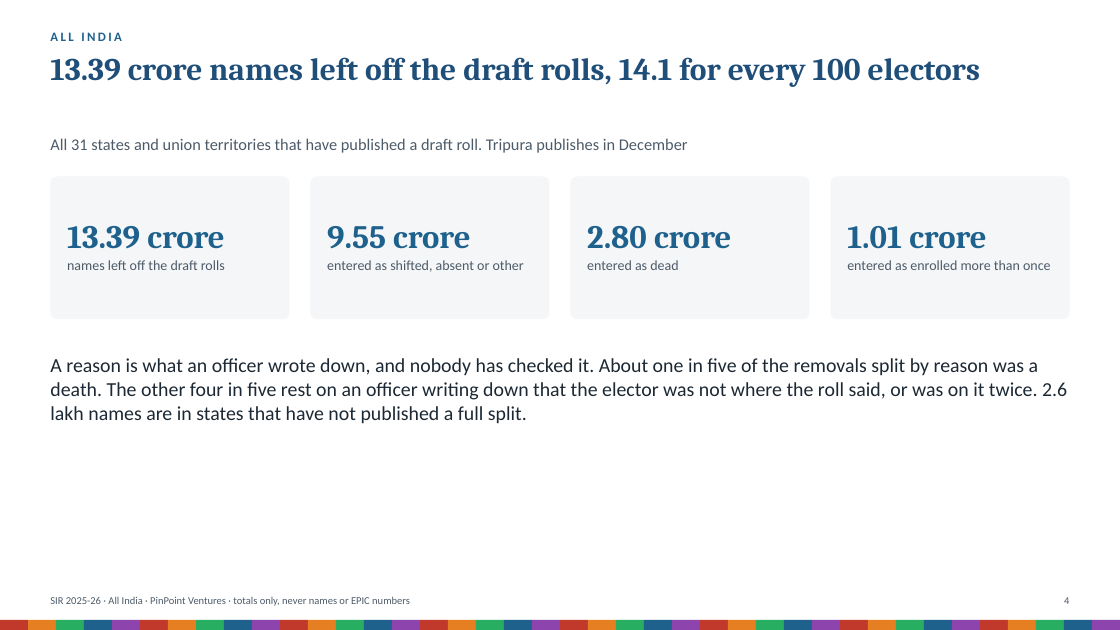
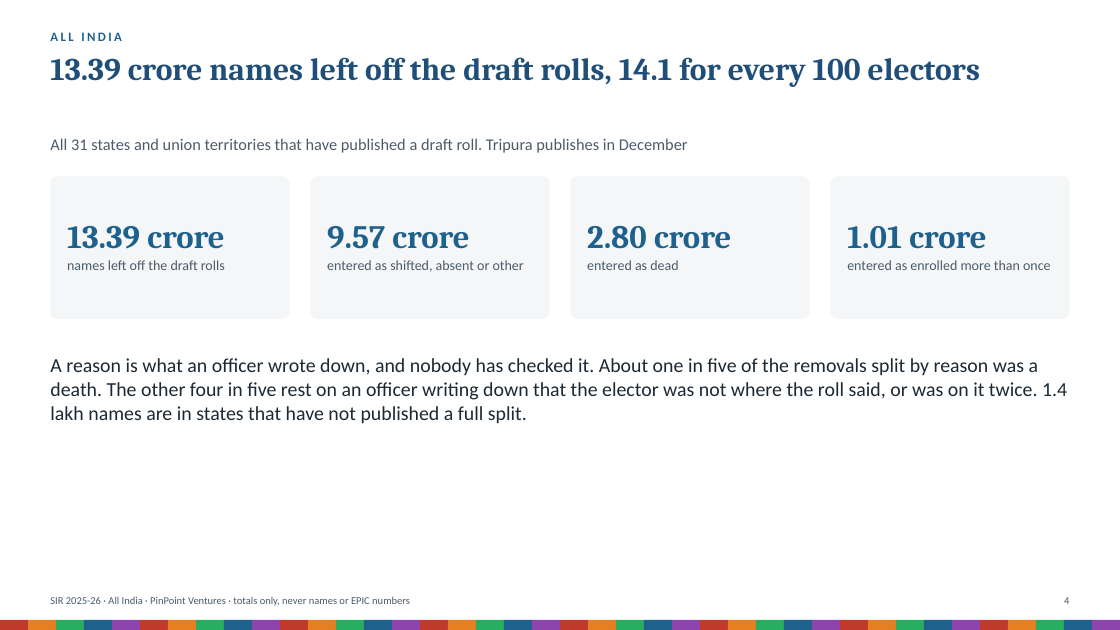
Before and after one commit to Varnasr/INDIA-DATA, a slide deck: slide 4 of reports/sir-india-deck.pptx. Drawn at 1120x630 pixels with LibreOffice and Linux fonts; fonts in the diff are those of the drawing. Boxes give left, top, right and bottom in pixels: in the first picture for what was removed or moved away, otherwise in the second. Text is boxed around its words. In the diff, an @@ line names an element or a change of style, - is before the commit and + after.

```diff
--- a/reports/sir-india-deck.pptx
+++ b/reports/sir-india-deck.pptx
@@ text at box(327, 226, 469, 249): text changed @@
-9.55 crore
+9.57 crore
@@ text at box(50, 358, 1067, 424): text changed @@
-A reason is what an officer wrote down, and nobody has checked it. About one in five of the removals split by reason was a death. The other four in five rest on an officer writing down that the elector was not where the roll said, or was on it twice. 2.6 lakh names are in states that have not published a full split.
+A reason is what an officer wrote down, and nobody has checked it. About one in five of the removals split by reason was a death. The other four in five rest on an officer writing down that the elector was not where the roll said, or was on it twice. 1.4 lakh names are in states that have not published a full split.
```
Also in this commit, not shown: 4 other slides changed, 50 other files.
